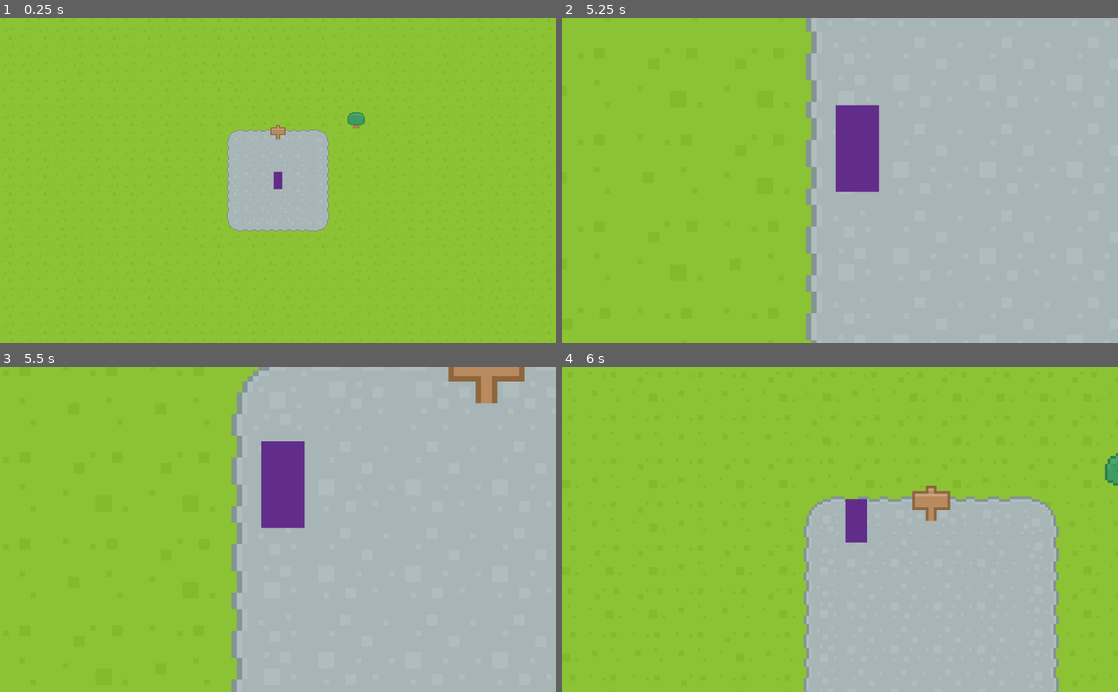
Above: before the commit, frames 1-4 (two rows, left to right).
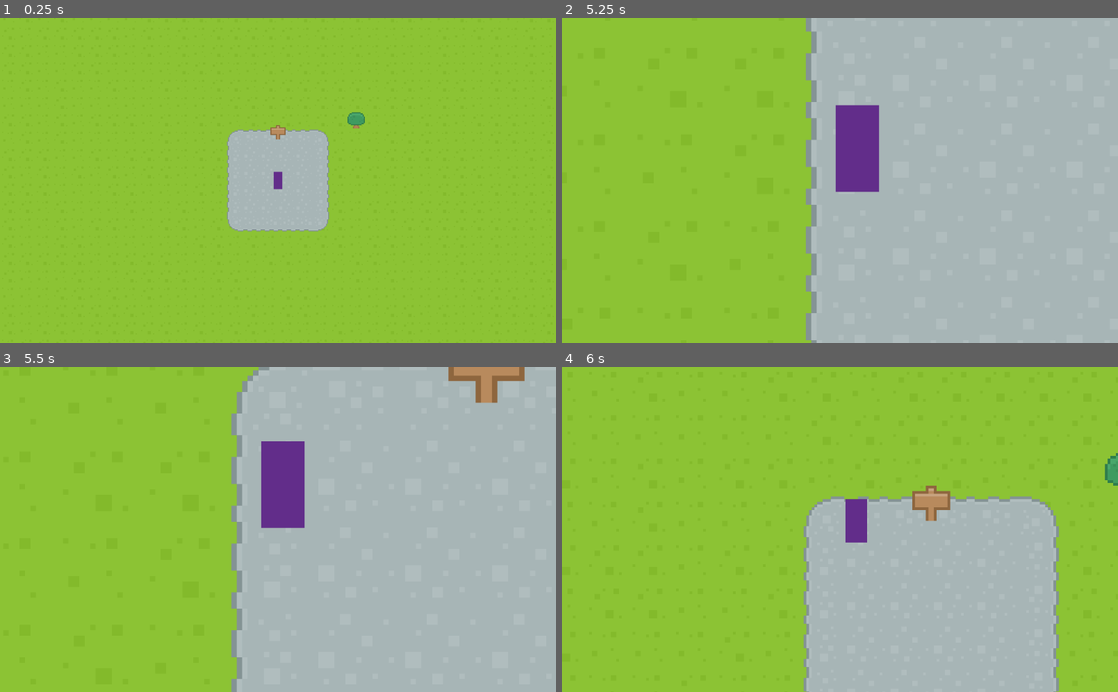
Above: after the commit, the same moments.

Repository: acleverpun/waves
Game: Godot game, scene res://src/states/main.tscn
The game is run twice, just before and just after one commit, with the same random seed, the same clock (stepped at 60 frames per second) and the same inputs.
Inputs (mouse positions are in pixels of both pictures, inside the frame that each line leads up to):
- Up to frame 1 (0.25 s): no input
- Up to frame 2 (5.25 s): tap Enter at 0.5 s; move the mouse to (812, 245) at 0.52 s; hold Mouse wheel up (cam.zoom-in) 0.53-1.28 s; hold , (move.up) 0.53-2.03 s; move the mouse to (1006, 229) at 1.27 s; tap Mouse wheel down (cam.zoom-out) at 1.35, 2.85, 4.35 s; move the mouse to (673, 131) at 2.02 s; hold Mouse wheel up (cam.zoom-in) 2.03-2.78 s; hold A (move.left) 2.03-3.53 s; move the mouse to (867, 180) at 2.77 s; move the mouse to (756, 99) at 3.52 s; hold O (move.down) 3.53-4.28 s; hold Mouse wheel up (cam.zoom-in) 3.53-4.28 s; move the mouse to (962, 164) at 4.27 s; hold E (move.right) 4.28-5.03 s; move the mouse to (728, 196) at 5.02 s; hold , (move.up) from 5.03 s (still down); hold Mouse wheel up (cam.zoom-in) from 5.03 s (still down)
- Up to frame 3 (5.5 s): keep holding , (move.up); keep holding Mouse wheel up (cam.zoom-in)
- Up to frame 4 (6 s): move the mouse to (895, 458) at 5.77 s; release , (move.up) at 5.78 s; release Mouse wheel up (cam.zoom-in) at 5.78 s; hold E (move.right) from 5.78 s (still down); tap Mouse wheel down (cam.zoom-out) at 5.85 s

Frames 1-2 are identical in both runs. In frame 3, less than 0.1% of the frame differs, in the area x 41-95%, y 0-97%; in frame 4, nothing differs.

Commit message:
Grouped components in "components" node.
Signed-off-by: Ross Hadden <rosshadden@gmail.com>

Diff:
--- a/src/actors/player.tscn
+++ b/src/actors/player.tscn
@@ -11,6 +11,10 @@
 [node name="player" type="KinematicBody2D"]
 script = ExtResource( 1 )
 
+[node name="components" type="Node" parent="."]
+
+[node name="mover" parent="components" instance=ExtResource( 2 )]
+
 [node name="sprite" type="Polygon2D" parent="."]
 position = Vector2( 4, 16 )
 color = Color( 0.388235, 0.180392, 0.545098, 1 )
@@ -20,8 +24,6 @@
 position = Vector2( 0, 4 )
 shape = SubResource( 1 )
 
-[node name="mover" parent="." instance=ExtResource( 2 )]
-
 [node name="cam" type="Camera2D" parent="."]
 current = true
 zoom = Vector2( 0.5, 0.5 )
--- a/src/components/camera.gd
+++ b/src/components/camera.gd
@@ -4,8 +4,8 @@
 const zoomMin = Vector2(0.1, 0.1)
 const zoomStep = Vector2(0.1, 0.1)
 
-onready var parent = get_parent()
-onready var cam = parent.find_node("cam")
+onready var host = get_parent().get_parent()
+onready var cam = host.find_node("cam")
 
 func _ready():
 	zoom()
--- a/src/components/mover.gd
+++ b/src/components/mover.gd
@@ -8,7 +8,7 @@
 
 export var speed = 50.0
 
-onready var parent = get_parent()
+onready var host = get_parent().get_parent()
 
 var velocity := ZERO
 
@@ -29,4 +29,4 @@
 
 	velocity = velocity.clamped(1)
 
-	parent.move_and_slide(velocity * speed)
+	host.move_and_slide(velocity * speed)
--- a/src/zones/courtyard.tscn
+++ b/src/zones/courtyard.tscn
@@ -40,4 +40,4 @@
 
 [node name="collision" type="CollisionPolygon2D" parent="objects/sign/body"]
 position = Vector2( 416, 208 )
-polygon = PoolVector2Array( 7, 16, 7, 11, 4, 11, 4, 7, 12, 7, 12, 11, 9, 11, 9, 16 )
+polygon = PoolVector2Array( 6, 16, 6, 12, 1, 12, 1, 7, 15, 7, 15, 12, 10, 12, 10, 16 )
